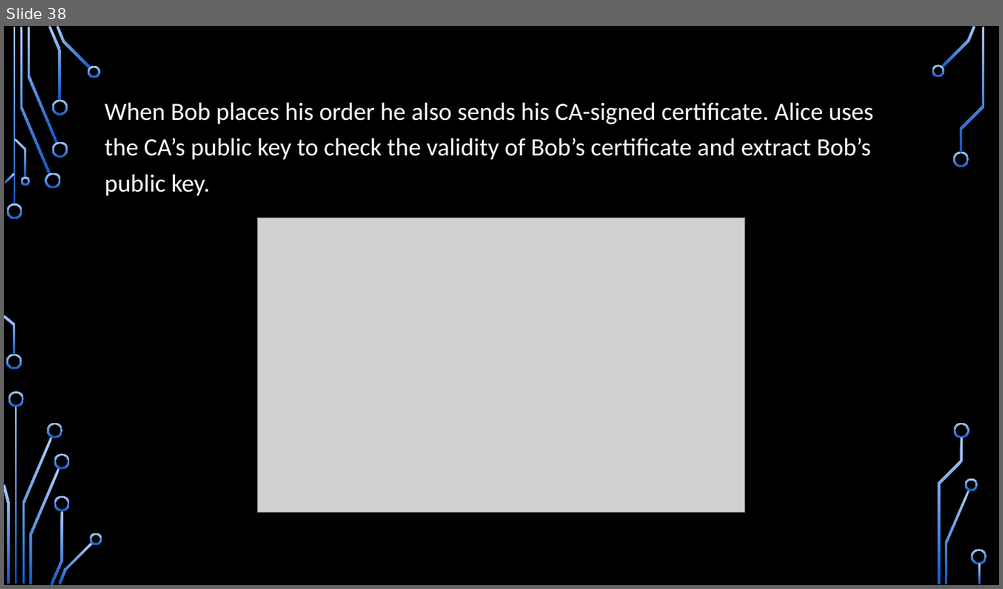
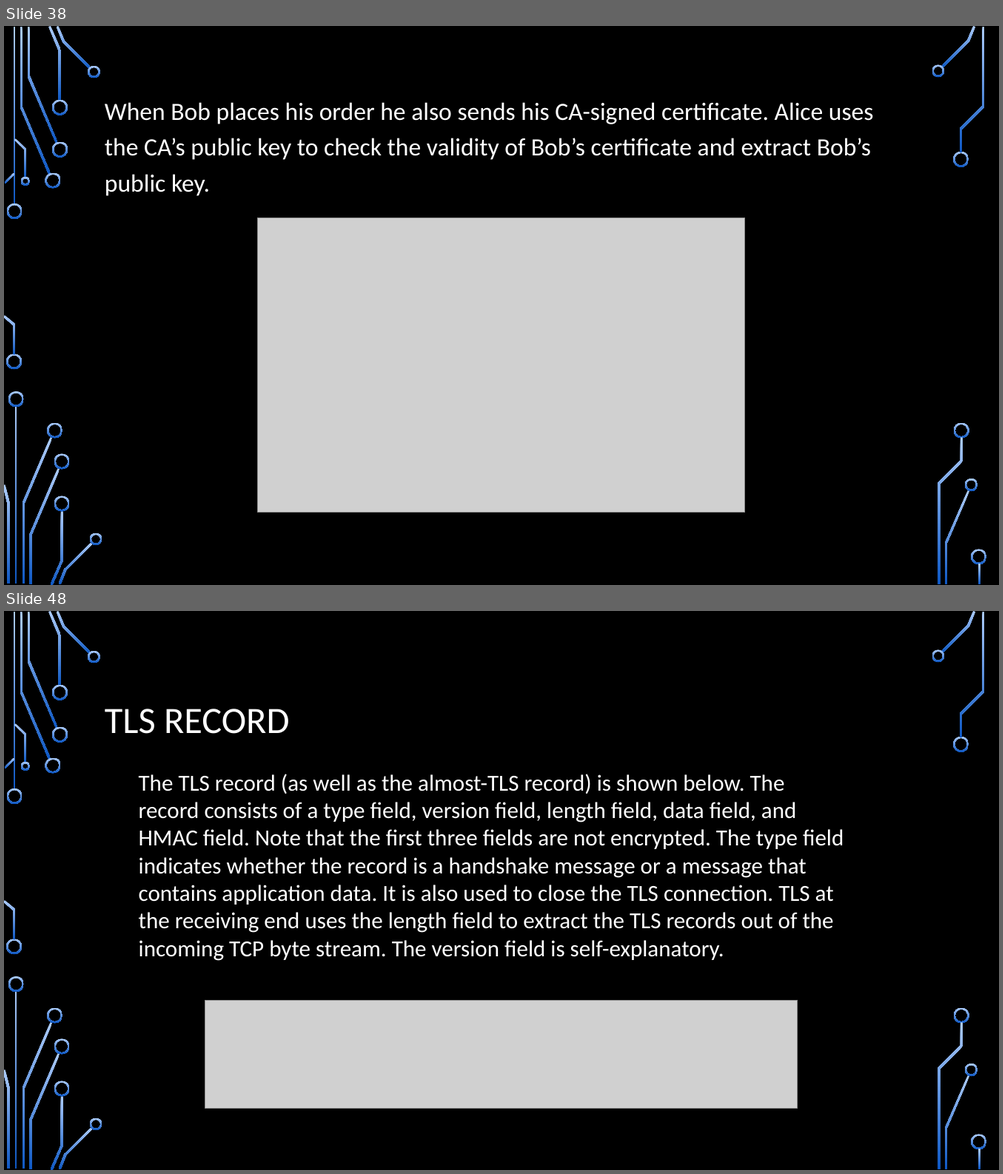
Before and after one commit to CDsonji/NET-Seminar, a slide deck: TLS.pptx. Shown one above the other, each under a label of ours: slide 38 before the commit, slides 38 and 48 after it; the slides between them are not shown. The pictures are 1003x589 and 1003x1174 pixels, drawn with LibreOffice and Linux fonts; fonts in the diff are those of the drawing; grey boxes stand for pictures; background and template pictures are left out. Boxes give left, top, right and bottom in pixels: in the first picture for what was removed or moved away, otherwise in the second. Text is boxed around its words. In the diff, an @@ line names an element or a change of style, - is before the commit and + after.

```diff
--- a/TLS.pptx
+++ b/TLS.pptx
@@ slide 48 added at bbox=[4, 611, 999, 1170], background picture (left out); not listed: 36 template elements that a slide beside it also shows @@
@@ title added at bbox=[105, 709, 289, 734], 36 pt, text #FFFFFF @@
+TLS RECORD
@@ text added at bbox=[139, 774, 843, 961], 22.2 pt, text #FFFFFF @@
+The TLS record (as well as the almost-TLS record) is shown below. The record consists of a type field, version field, length field, data field, and HMAC field. Note that the first three fields are not encrypted. The type field indicates whether the record is a handshake message or a message that contains application data. It is also used to close the TLS connection. TLS at the receiving end uses the length field to extract the TLS records out of the incoming TCP byte stream. The version field is self-explanatory.
@@ picture added at bbox=[205, 1000, 798, 1109] @@
```
Also in this commit, not shown: 2 slides changed, 15 other slides added.
